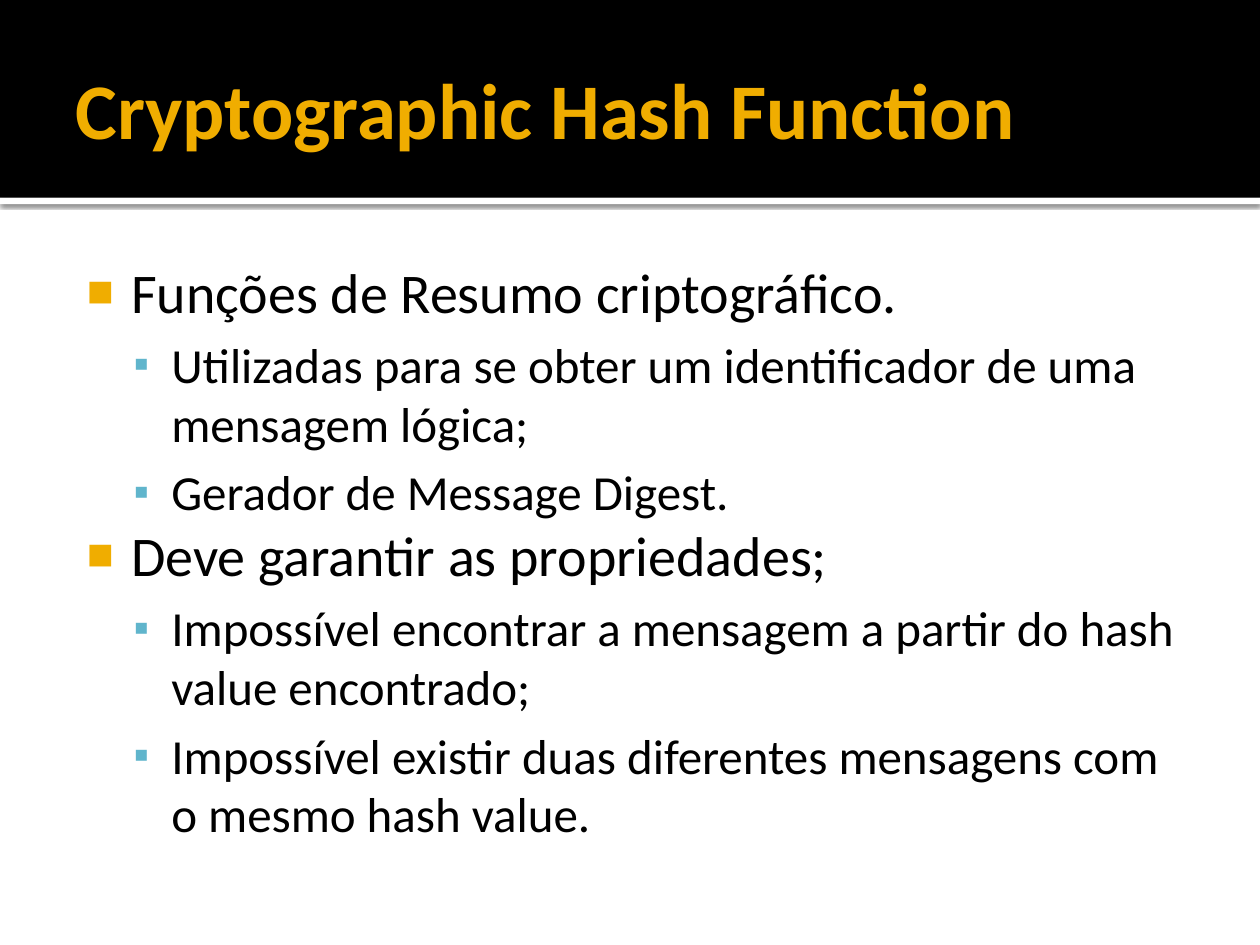
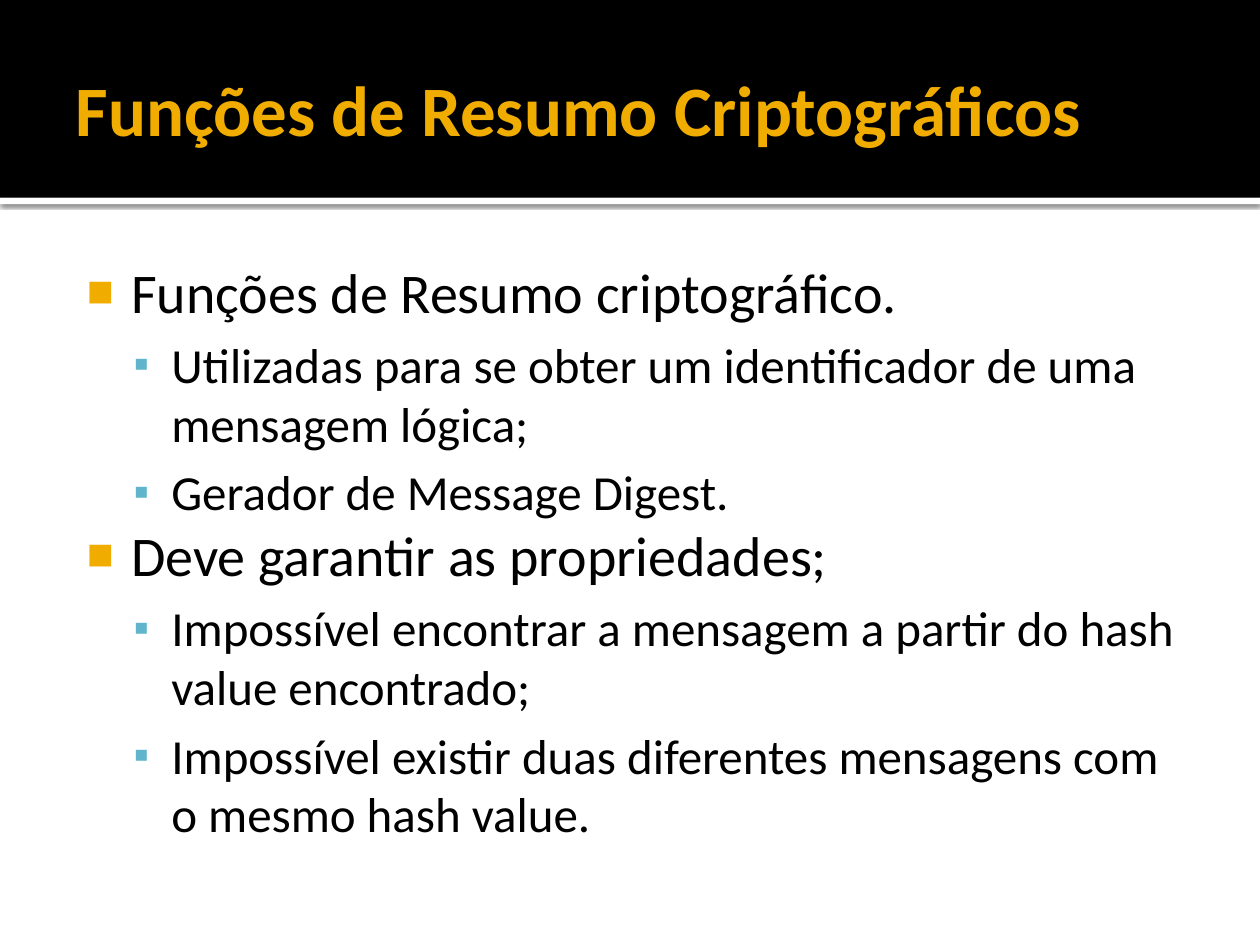
Before and after one commit to rayu1988/svn-jeanbruno, a slide deck: slide 10 of DOCS/TCC/5 - APRESENTAÇÃO.pptx (slide 7 before the commit). Drawn at 1260x945 pixels with LibreOffice and Linux fonts; fonts in the diff are those of the drawing. Boxes give left, top, right and bottom in pixels: in the first picture for what was removed or moved away, otherwise in the second. Text is boxed around its words. In the diff, an @@ line names an element or a change of style, - is before the commit and + after.

```diff
--- a/DOCS/TCC/5 - APRESENTAÇÃO.pptx
+++ b/DOCS/TCC/5 - APRESENTAÇÃO.pptx
@@ title at (76, 86, 1081, 148): text changed; size 45 to 40.5 pt @@
-Cryptographic Hash Function
+Funções de Resumo Criptográficos
```
Also in this commit, not shown: 13 other slides changed, 10 slides added, 5 slides removed.
